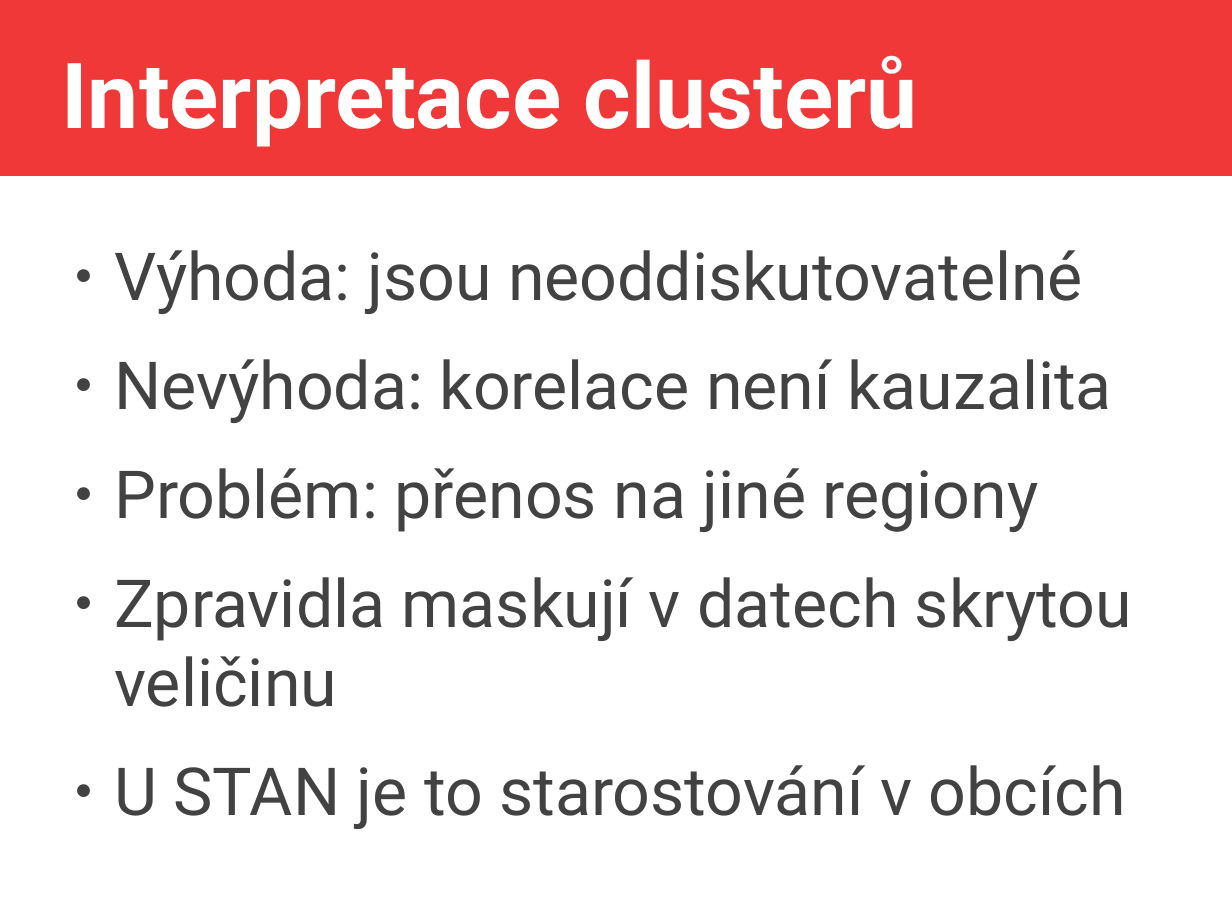
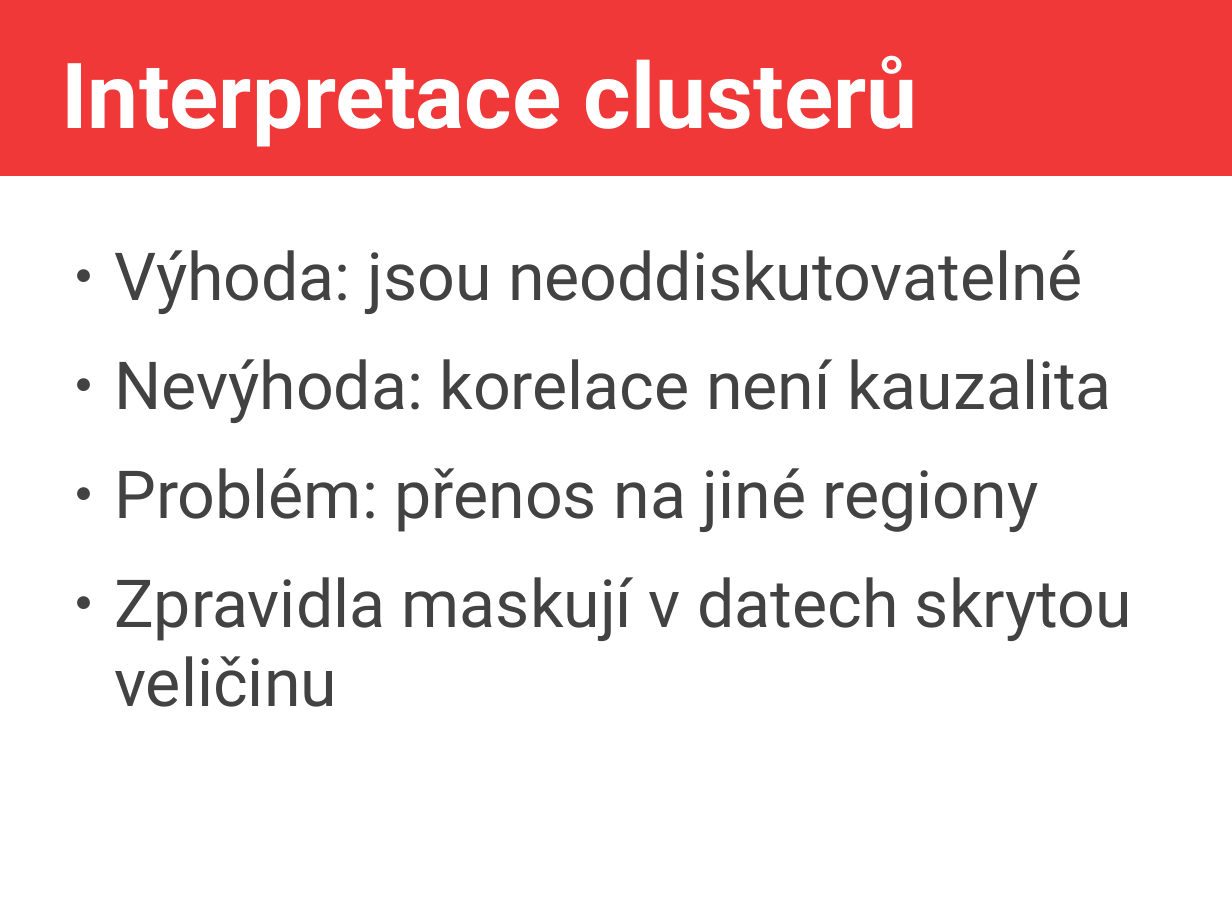
Before and after one commit to jlacko/4EK418, a slide deck: slide 14 of prez/4 - advanced calculations.odp (slide 16 before the commit). Drawn at 1232x924 pixels with LibreOffice and Linux fonts; fonts in the diff are those of the drawing. Boxes give left, top, right and bottom in pixels: in the first picture for what was removed or moved away, otherwise in the second. Text is boxed around its words. In the diff, an @@ line names an element or a change of style, - is before the commit and + after.

```diff
--- a/prez/4 - advanced calculations.odp
+++ b/prez/4 - advanced calculations.odp
@@ text at (114, 765, 1126, 829): paragraph removed @@
-● U STAN je to starostování v obcích
```
Also in this commit, not shown: 6 other slides changed, 4 slides added, 3 slides removed, 8 other files.
